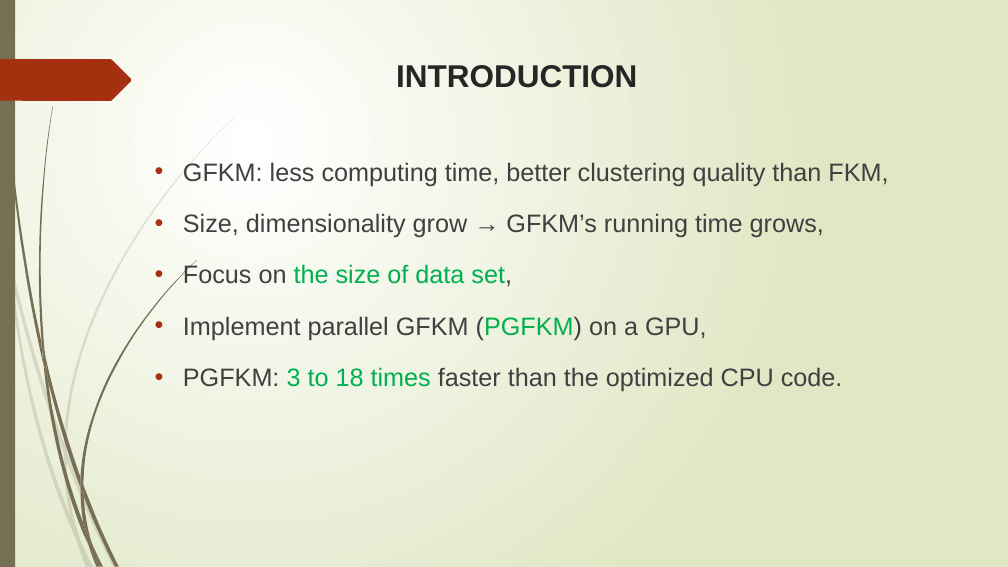
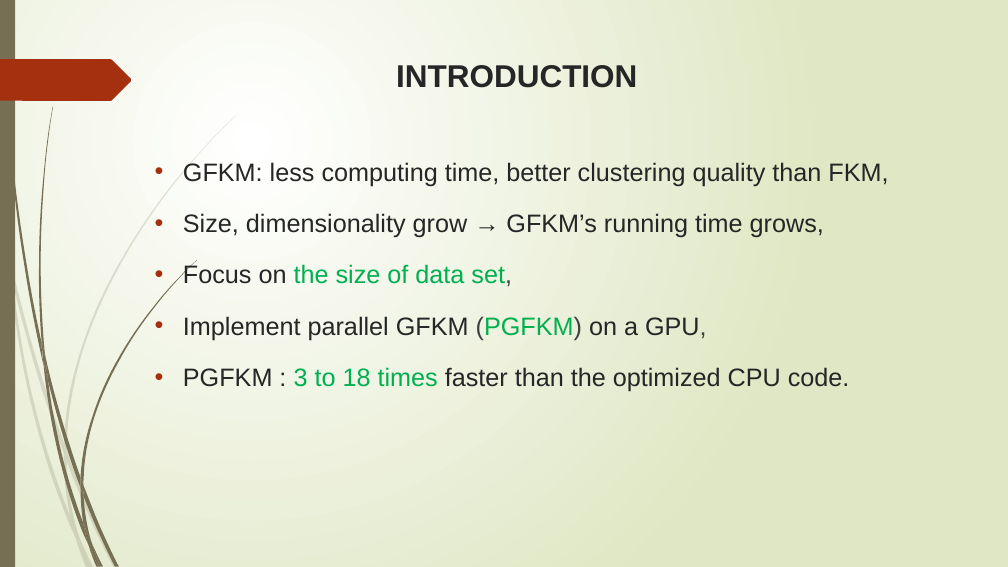
Before and after one commit to trungvdhp/master-ntou, a slide deck: slide 3 of ImageProcessing/Speeding up GFKM.pptx (slide 2 before the commit). Drawn at 1008x567 pixels with LibreOffice and Linux fonts; fonts in the diff are those of the drawing. Boxes give left, top, right and bottom in pixels: in the first picture for what was removed or moved away, otherwise in the second. Text is boxed around its words. In the diff, an @@ line names an element or a change of style, - is before the commit and + after.

```diff
--- a/ImageProcessing/Speeding up GFKM.pptx
+++ b/ImageProcessing/Speeding up GFKM.pptx
@@ text at bbox=[183, 162, 888, 340]: text colour #404040 to #262626 in "GFKM: less computing time, better clustering quality ...", "Size, dimensionality grow → GFKM’s running time ...", "Focus on", "Implement parallel GFKM on a GPU," @@
@@ text at bbox=[183, 367, 850, 392]: text changed; text colour #404040 to #262626 @@
-• PGFKM: 3 to 18 times faster than the optimized CPU code.
+• PGFKM : 3 to 18 times faster than the optimized CPU code.
```
Also in this commit, not shown: 29 other slides changed.
